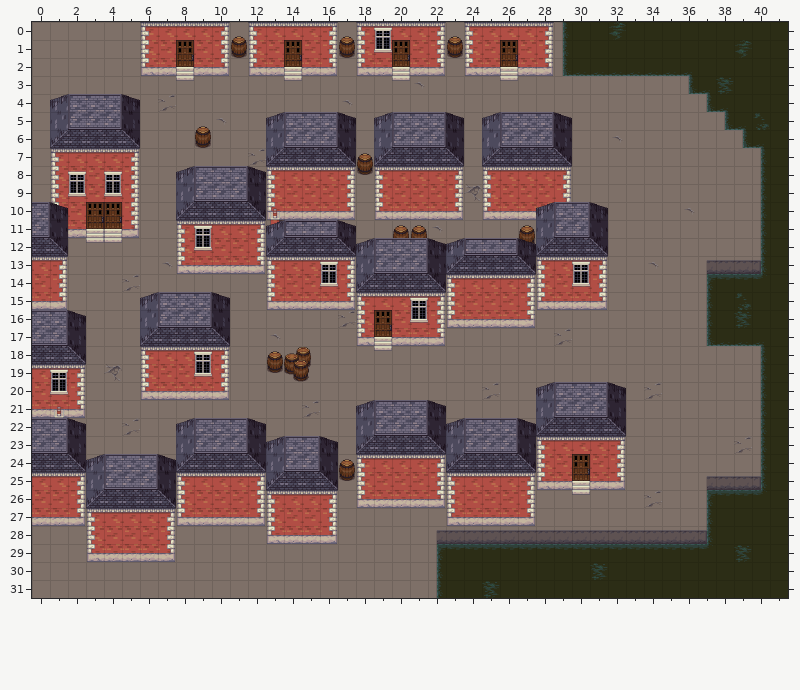
Level history. Tiled map: src/tile_grid/town.tmx. This is how it looked before the edit.
Cells are 32x32 px. Shown: x 0..41, y 0..31.
New version:
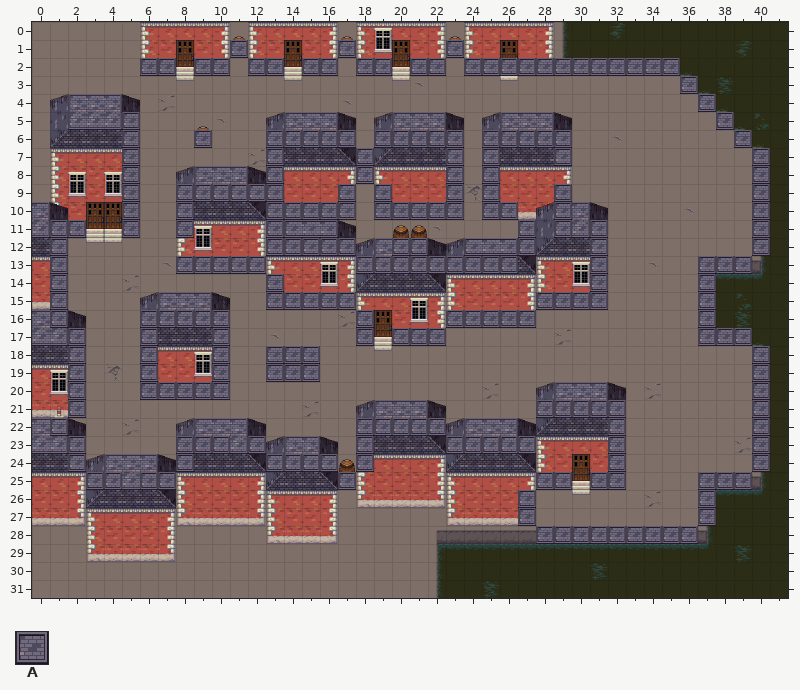
Key: from "HOUSE": A 37.
_ is an empty cell, . an unchanged one.
Tiles of an added or newly shown layer are drawn over the layers below it.
The author wrote: build collision maps, fix collision code
The exact change:
--- layer "collisions" (added)
@@ x 1..40 @@
- 1 .........._....._....._.................
- 2 .....__.__.__.__.__.__.____________.....
- 3 ..................................._....
- 4 ...................................._...
- 5 ...._................................_..
- 6 ...._..._..._____._____._____........._.
- 7 ...._......._...._...._._..._.........._
- 8 ...._......._...._...._._.............._
- 9 ...._..______..._._..._._..._.........._
-10 ...._.._...._____._____.__.._.........._
-11 __.._.._...._............._._._........_
-12 _..........._____..__....._..._........_
-13 _......_____....._________...._.....___.
-14 _..........._................._....._...
-15 _..........._____..........____....._...
-16 _...._____......._...._____........._...
-17 ._..._..._......._.___..............___.
-18 ._..._..._..___........................_
-19 ._..._..._..___........................_
-20 ._..._____............................._
-21 ._........................._____......._
-22 _................_____........._......._
-23 ._.....___._....._...._____...._......._
-24 ._....._....____._............._......._
-25 ..__.__........._..........__.__....___.
-26 .........................._........._...
-27 .........................._........._...
-28 ..........................._________....
+ 1 ..........A.....A.....A.................
+ 2 .....AA.AA.AA.AA.AA.AA.AAAAAAAAAAAA.....
+ 3 ...................................A....
+ 4 ....................................A...
+ 5 ....A................................A..
+ 6 ....A...A...AAAAA.AAAAA.AAAAA.........A.
+ 7 ....A.......A....A....A.A...A..........A
+ 8 ....A.......A....A....A.A..............A
+ 9 ....A..AAAAAA...A.A...A.A...A..........A
+10 ....A..A....AAAAA.AAAAA.AA..A..........A
+11 AA..A..A....A.............A.A.A........A
+12 A...........AAAAA..AA.....A...A........A
+13 A......AAAAA.....AAAAAAAAA....A.....AAA.
+14 A...........A.................A.....A...
+15 A...........AAAAA..........AAAA.....A...
+16 A....AAAAA.......A....AAAAA.........A...
+17 .A...A...A.......A.AAA..............AAA.
+18 .A...A...A..AAA........................A
+19 .A...A...A..AAA........................A
+20 .A...AAAAA.............................A
+21 .A.........................AAAAA.......A
+22 A................AAAAA.........A.......A
+23 .A.....AAA.A.....A....AAAAA....A.......A
+24 .A.....A....AAAA.A.............A.......A
+25 ..AA.AA.........A..........AA.AA....AAA.
+26 ..........................A.........A...
+27 ..........................A.........A...
+28 ...........................AAAAAAAAA....
Pixel boxes of the changes (left, top, right, bottom) in both pictures:
added: (140, 40, 770, 544)
added: (122, 112, 140, 238)
added: (50, 220, 122, 490)
